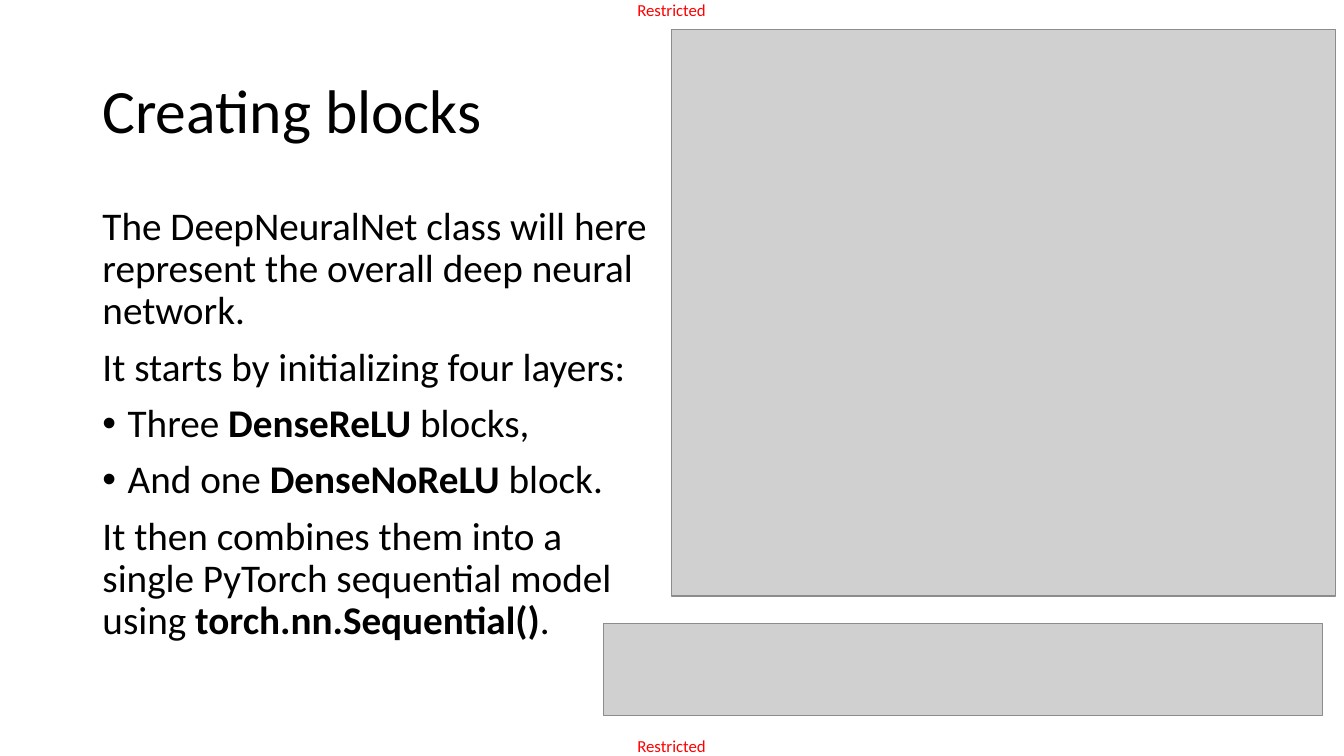
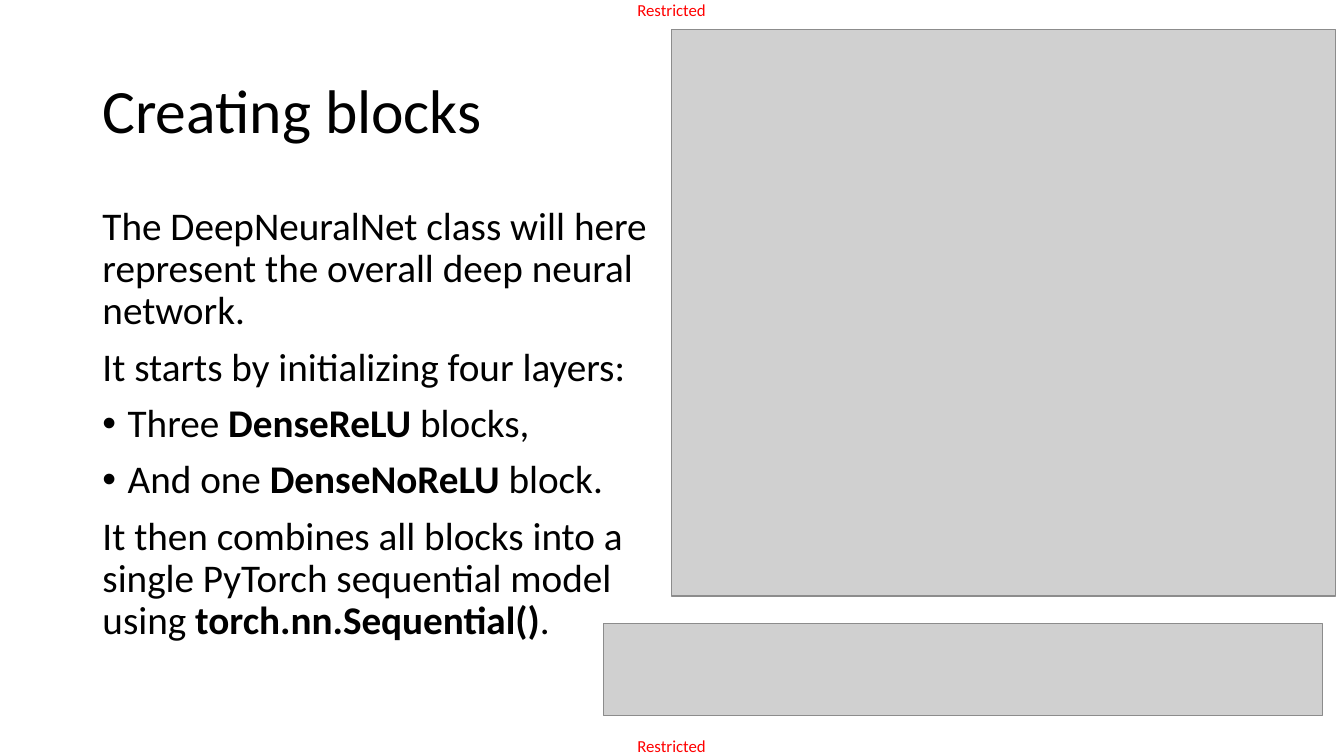
Before and after one commit to matthieudemari/SUTD_DL_50_039, a slide deck: slide 48 of W3/3. W3S3 final/W3S3.pptx. Drawn at 1344x756 pixels with LibreOffice and Linux fonts; fonts in the diff are those of the drawing; grey boxes stand for pictures. Boxes give left, top, right and bottom in pixels: in the first picture for what was removed or moved away, otherwise in the second. Text is boxed around its words. In the diff, an @@ line names an element or a change of style, - is before the commit and + after.

```diff
--- a/W3/3. W3S3 final/W3S3.pptx
+++ b/W3/3. W3S3 final/W3S3.pptx
@@ text at (x1=102, y1=522, x2=623, y2=641): text changed @@
-It then combines them into a single PyTorch sequential model using torch.nn.Sequential().
+It then combines all blocks into a single PyTorch sequential model using torch.nn.Sequential().
```
Also in this commit, not shown: 6 other slides changed, 11 other files.
